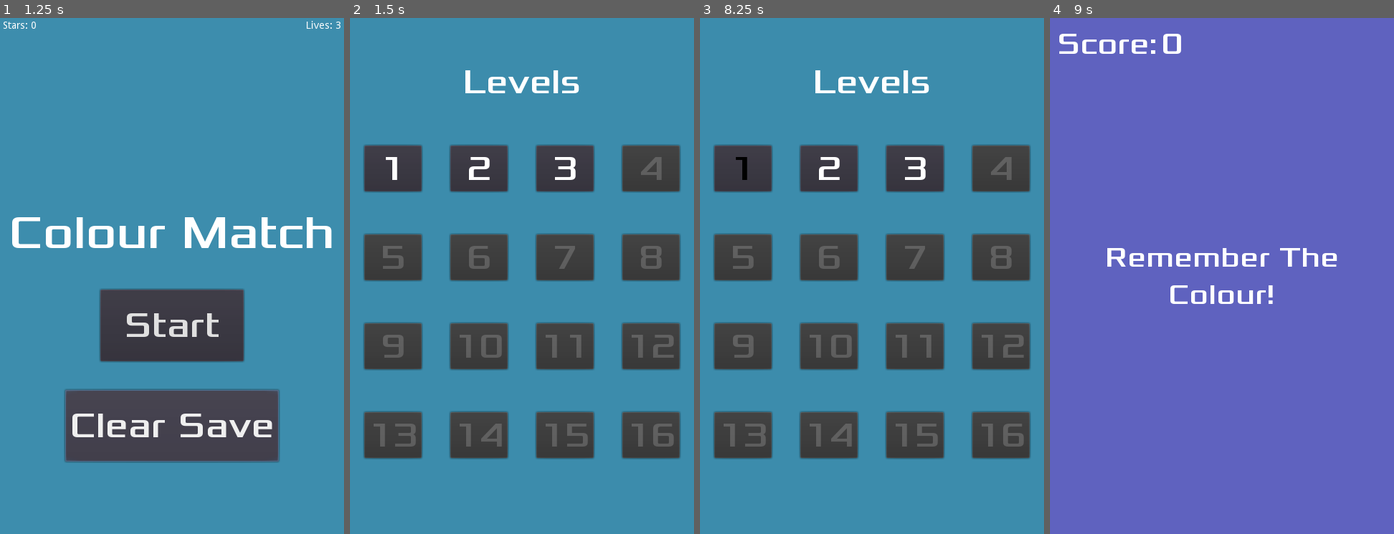
Above: before the commit, frames 1-4 (left to right).
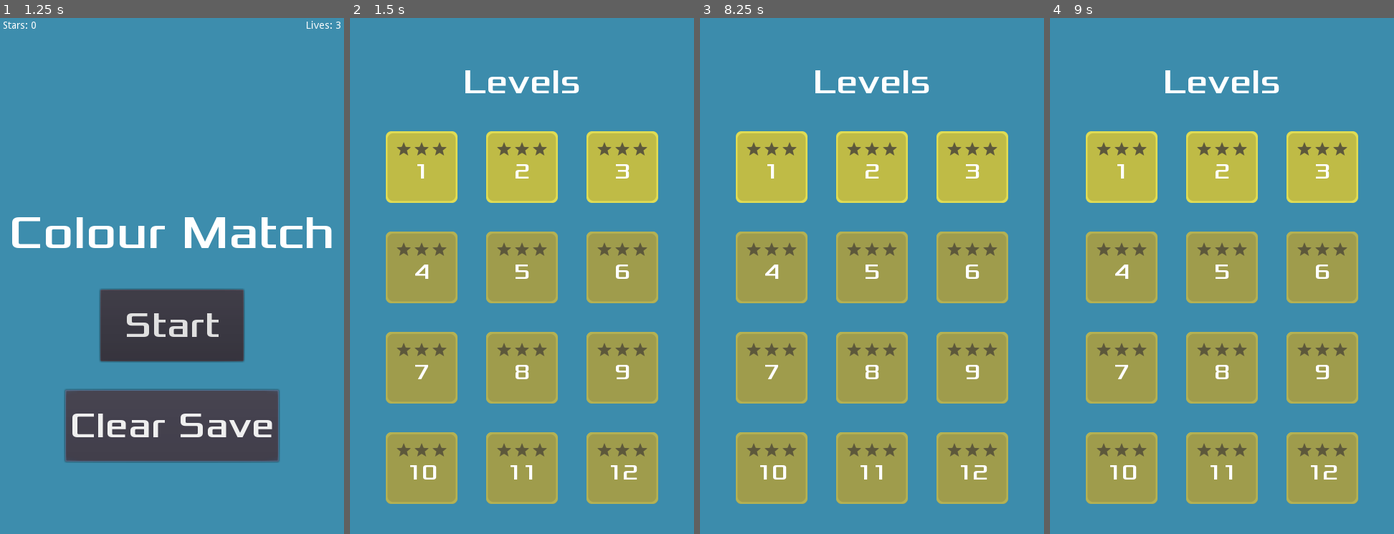
Above: after the commit, the same moments.

Repository: JBonser/colour-match
Game: Godot game, scene res://Main.tscn
Same seed, same stepped clock (60 frames per second), same inputs: the game is played once before the commit and once after it.
Inputs (mouse positions are in pixels of both pictures, inside the frame that each line leads up to; where the layout moved, square brackets give the same spot in the first picture):
- Up to frame 1 (1.25 s): click "Clear Save" at 0.5 s
- Up to frame 2 (1.5 s): click "Start" at 1.25 s
- Up to frame 3 (8.25 s): click (772, 167) [741, 167] at 2 s; tap Enter at 2.75, 4.25, 5.75 s; move the mouse to (947, 250) at 2.77 s; click (947, 250) at 2.85 s; tap Space at 3.5, 5, 6.5 s; move the mouse to (803, 301) at 3.52 s; click (803, 301) at 3.6 s; move the mouse to (906, 162) at 4.27 s; click (906, 162) at 4.35 s; move the mouse to (854, 379) at 5.02 s; click (854, 379) at 5.1 s; move the mouse to (975, 353) at 5.77 s; click (975, 353) at 5.85 s; move the mouse to (768, 198) at 6.52 s; click (768, 198) at 6.6 s; click "Main Menu" at 7.25 s; click "Start" at 8 s
- Up to frame 4 (9 s): click (1180, 167) at 8.75 s, where only the run before the commit has a clickable "2"

Frame 1 is identical in both runs. In frame 2, 48% of the frame differs, in the area x 3-97%, y 21-95%; in frame 3, 48%; in frame 4, 100%, in the area x 0-100%, y 0-100%.

Commit message:
Added Achieved Stars to Score LevelScreen
This involved a lot of messing about with
Gimp and also TextureButton.

Diff:
--- a/Level.tscn
+++ b/Level.tscn
@@ -7,6 +7,8 @@
 [sub_resource type="DynamicFont" id=1]
 
 size = 40
+outline_size = 0
+outline_color = Color( 1, 1, 1, 1 )
 use_mipmaps = false
 use_filter = true
 font_data = ExtResource( 2 )
@@ -19,15 +21,13 @@
 "points": PoolVector2Array( 0, 0, 0, 0, 420, 91.0345, 0, 0, 0, 0, 420, 660, 0, 0, 0, 0, 50, 660, 0, 0, 0, 0, 50, 91.0345, 0, 0, 0, 0, 420, 91.0345 )
 }
 
-[node name="Level" type="Node" index="0"]
-
+[node name="Level" type="Node"]
 pause_mode = 1
 script = ExtResource( 1 )
 _sections_unfolded = [ "Pause", "Transform", "Visibility" ]
 LevelColour = Color( 0.32549, 0.752941, 0.682353, 1 )
 
-[node name="LevelBackground" type="ColorRect" parent="." index="0"]
-
+[node name="LevelBackground" type="ColorRect" parent="."]
 anchor_left = 0.0
 anchor_top = 0.0
 anchor_right = 1.0
@@ -44,15 +44,13 @@
 "_edit_lock_": true
 }
 
-[node name="ColourShowTimer" type="Timer" parent="." index="1"]
-
+[node name="ColourShowTimer" type="Timer" parent="."]
 process_mode = 1
 wait_time = 4.0
 one_shot = true
 autostart = false
 
-[node name="MessageLabel" type="Label" parent="." index="2"]
-
+[node name="MessageLabel" type="Label" parent="."]
 anchor_left = 0.5
 anchor_top = 0.5
 anchor_right = 0.5
@@ -80,22 +78,19 @@
 "_edit_lock_": true
 }
 
-[node name="HUD" parent="." index="3" instance=ExtResource( 3 )]
-
+[node name="HUD" parent="." instance=ExtResource( 3 )]
 margin_right = 195.0
 margin_bottom = 72.0
 
-[node name="CollectablePath" type="Path2D" parent="." index="4"]
-
+[node name="CollectablePath" type="Path2D" parent="."]
 editor/display_folded = true
 self_modulate = Color( 0.5, 0.6, 1, 0.7 )
-position = Vector2( 3.8147e-006, 2 )
+position = Vector2( 3.8147e-06, 2 )
 scale = Vector2( 1, 0.966667 )
 curve = SubResource( 2 )
 _sections_unfolded = [ "Transform" ]
 
-[node name="CollectableSpawnLocation" type="PathFollow2D" parent="CollectablePath" index="0"]
-
+[node name="CollectableSpawnLocation" type="PathFollow2D" parent="CollectablePath"]
 position = Vector2( 420, 91.0345 )
 rotation = 1.5708
 offset = 0.0
@@ -106,13 +101,11 @@
 loop = true
 lookahead = 4.0
 
-[node name="CollectableTimer" type="Timer" parent="." index="5"]
-
+[node name="CollectableTimer" type="Timer" parent="."]
 process_mode = 1
 wait_time = 2.0
 one_shot = false
 autostart = false
 
 [connection signal="timeout" from="ColourShowTimer" to="." method="_on_ColourShowTimer_timeout"]
-
 [connection signal="timeout" from="CollectableTimer" to="." method="_on_CollectableTimer_timeout"]
--- a/LevelButton.gd
+++ b/LevelButton.gd
@@ -1,24 +1,37 @@
-extends Button
+extends TextureButton
+
+var star_achieved = preload("res://artwork/star_achieved_small.png")
 
 export(Color) var LevelColour
 export var LevelStar1Score = 0
 export var LevelStar2Score = 0
 export var LevelStar3Score = 0
+export var Number = "0"
 
 signal start_level
 
 func _ready():
-    var star_requirement = int(globals.Levels[text]["star_requirement"])
+    $MarginContainer/VBoxContainer/LevelNumber.text = Number
+    var star_requirement = int(globals.Levels[Number]["star_requirement"])
     if star_requirement > globals.calculate_total_stars():
         self.disabled = true
-    if globals.SaveData["completed_levels"].has(text):
-        set("custom_colors/font_color", Color(0,0,0))
+    if globals.SaveData["completed_levels"].has(Number):
+        calculate_stars(globals.SaveData["completed_levels"][Number]["stars"])
 
 
 func _on_LevelButton_button_up():
-    globals.LevelColour = Color(globals.Levels[text]["colour"])
-    globals.LevelNumber = text
+    globals.LevelColour = Color(globals.Levels[Number]["colour"])
+    globals.LevelNumber = Number
     globals.LevelStar1Score = LevelStar1Score
     globals.LevelStar2Score = LevelStar2Score
     globals.LevelStar3Score = LevelStar3Score
     get_tree().change_scene("res://Level.tscn")
+
+
+func calculate_stars(stars):
+    if stars >= 1:
+        $MarginContainer/VBoxContainer/Stars/Star1.texture = star_achieved
+    if stars >= 2:
+        $MarginContainer/VBoxContainer/Stars/Star2.texture = star_achieved
+    if stars >= 3:
+        $MarginContainer/VBoxContainer/Stars/Star3.texture = star_achieved
--- a/LevelButton.tscn
+++ b/LevelButton.tscn
@@ -1,45 +1,176 @@
-[gd_scene load_steps=4 format=2]
+[gd_scene load_steps=7 format=2]
 
-[ext_resource path="res://fonts/Xolonium-Regular.ttf" type="DynamicFontData" id=1]
-[ext_resource path="res://LevelButton.gd" type="Script" id=2]
+[ext_resource path="res://artwork/level_button.png" type="Texture" id=1]
+[ext_resource path="res://artwork/level_button_disabled.png" type="Texture" id=2]
+[ext_resource path="res://LevelButton.gd" type="Script" id=3]
+[ext_resource path="res://artwork/star_empty_small.png" type="Texture" id=4]
+[ext_resource path="res://fonts/Xolonium-Regular.ttf" type="DynamicFontData" id=5]
 
 [sub_resource type="DynamicFont" id=1]
 
-size = 48
-use_mipmaps = true
-use_filter = false
-font_data = ExtResource( 1 )
-_sections_unfolded = [ "Extra Spacing", "Font", "Settings" ]
+size = 30
+outline_size = 0
+outline_color = Color( 1, 1, 1, 1 )
+use_mipmaps = false
+use_filter = true
+font_data = ExtResource( 5 )
+_sections_unfolded = [ "Font", "Settings" ]
 
-[node name="LevelButton" type="Button" index="0"]
+[node name="LevelButton" type="TextureButton"]
+anchor_left = 0.0
+anchor_top = 0.0
+anchor_right = 0.0
+anchor_bottom = 0.0
+margin_right = 100.0
+margin_bottom = 100.0
+rect_pivot_offset = Vector2( 0, 0 )
+rect_clip_content = false
+focus_mode = 2
+mouse_filter = 0
+mouse_default_cursor_shape = 0
+size_flags_horizontal = 8
+size_flags_vertical = 8
+toggle_mode = false
+enabled_focus_mode = 2
+shortcut = null
+group = null
+texture_normal = ExtResource( 1 )
+texture_hover = ExtResource( 2 )
+texture_disabled = ExtResource( 2 )
+script = ExtResource( 3 )
+_sections_unfolded = [ "Material", "Mouse", "Size Flags", "Textures", "Theme", "Visibility" ]
+LevelColour = null
+LevelStar1Score = 0
+LevelStar2Score = 0
+LevelStar3Score = 0
+Number = "0"
 
+[node name="MarginContainer" type="MarginContainer" parent="."]
+editor/display_folded = true
+anchor_left = 0.0
+anchor_top = 0.0
+anchor_right = 1.0
+anchor_bottom = 1.0
+rect_pivot_offset = Vector2( 0, 0 )
+rect_clip_content = false
+mouse_filter = 1
+mouse_default_cursor_shape = 0
+size_flags_horizontal = 1
+size_flags_vertical = 1
+custom_constants/margin_right = 5
+custom_constants/margin_top = 15
+custom_constants/margin_left = 5
+custom_constants/margin_bottom = 5
+_sections_unfolded = [ "Mouse", "custom_constants" ]
+
+[node name="VBoxContainer" type="VBoxContainer" parent="MarginContainer"]
+editor/display_folded = true
+anchor_left = 0.0
+anchor_top = 0.0
+anchor_right = 0.0
+anchor_bottom = 0.0
+margin_left = 5.0
+margin_top = 15.0
+margin_right = 95.0
+margin_bottom = 95.0
+rect_pivot_offset = Vector2( 0, 0 )
+rect_clip_content = false
+mouse_filter = 1
+mouse_default_cursor_shape = 0
+size_flags_horizontal = 1
+size_flags_vertical = 1
+alignment = 0
+
+[node name="Stars" type="HBoxContainer" parent="MarginContainer/VBoxContainer"]
+editor/display_folded = true
 anchor_left = 0.0
 anchor_top = 0.0
 anchor_right = 0.0
 anchor_bottom = 0.0
 margin_right = 90.0
-margin_bottom = 64.0
+margin_bottom = 19.0
 rect_pivot_offset = Vector2( 0, 0 )
 rect_clip_content = false
-focus_mode = 2
-mouse_filter = 0
+mouse_filter = 1
+mouse_default_cursor_shape = 0
+size_flags_horizontal = 1
+size_flags_vertical = 1
+custom_constants/separation = 5
+alignment = 1
+_sections_unfolded = [ "Margin", "Rect", "Size Flags", "custom_constants" ]
+
+[node name="Star1" type="TextureRect" parent="MarginContainer/VBoxContainer/Stars"]
+anchor_left = 0.0
+anchor_top = 0.0
+anchor_right = 0.0
+anchor_bottom = 0.0
+margin_left = 10.0
+margin_right = 30.0
+margin_bottom = 19.0
+rect_pivot_offset = Vector2( 0, 0 )
+rect_clip_content = false
+mouse_filter = 1
+mouse_default_cursor_shape = 0
+size_flags_horizontal = 1
+size_flags_vertical = 1
+texture = ExtResource( 4 )
+stretch_mode = 0
+_sections_unfolded = [ "Mouse", "Size Flags" ]
+
+[node name="Star2" type="TextureRect" parent="MarginContainer/VBoxContainer/Stars"]
+anchor_left = 0.0
+anchor_top = 0.0
+anchor_right = 0.0
+anchor_bottom = 0.0
+margin_left = 35.0
+margin_right = 55.0
+margin_bottom = 19.0
+rect_pivot_offset = Vector2( 0, 0 )
+rect_clip_content = false
+mouse_filter = 1
+mouse_default_cursor_shape = 0
+size_flags_horizontal = 1
+size_flags_vertical = 1
+texture = ExtResource( 4 )
+stretch_mode = 0
+
+[node name="Star3" type="TextureRect" parent="MarginContainer/VBoxContainer/Stars"]
+anchor_left = 0.0
+anchor_top = 0.0
+anchor_right = 0.0
+anchor_bottom = 0.0
+margin_left = 60.0
+margin_right = 80.0
+margin_bottom = 19.0
+rect_pivot_offset = Vector2( 0, 0 )
+rect_clip_content = false
+mouse_filter = 1
+mouse_default_cursor_shape = 0
+size_flags_horizontal = 1
+size_flags_vertical = 1
+texture = ExtResource( 4 )
+stretch_mode = 0
+
+[node name="LevelNumber" type="Label" parent="MarginContainer/VBoxContainer"]
+anchor_left = 0.0
+anchor_top = 0.0
+anchor_right = 0.0
+anchor_bottom = 0.0
+margin_top = 23.0
+margin_right = 90.0
+margin_bottom = 80.0
+rect_pivot_offset = Vector2( 0, 0 )
+rect_clip_content = false
+mouse_filter = 2
 mouse_default_cursor_shape = 0
 size_flags_horizontal = 3
-size_flags_vertical = 1
+size_flags_vertical = 3
 custom_fonts/font = SubResource( 1 )
-custom_colors/font_color = Color( 1, 1, 1, 1 )
-toggle_mode = false
-enabled_focus_mode = 2
-shortcut = null
-group = null
 text = "1"
-flat = false
 align = 1
-script = ExtResource( 2 )
-_sections_unfolded = [ "Anchor", "Focus", "Grow Direction", "Hint", "Margin", "Mouse", "Rect", "Size Flags", "Theme", "custom_colors", "custom_constants", "custom_fonts", "custom_styles" ]
-LevelColour = Color( 0.326889, 0.753906, 0.683849, 1 )
-LevelStar1Score = 0
-LevelStar2Score = 0
-LevelStar3Score = 0
+percent_visible = 1.0
+lines_skipped = 0
+max_lines_visible = -1
+_sections_unfolded = [ "Size Flags", "custom_colors", "custom_fonts" ]
 
 [connection signal="button_up" from="." to="." method="_on_LevelButton_button_up"]
--- a/LevelButtonRow.gd
+++ b/LevelButtonRow.gd
@@ -1,17 +1,17 @@
 extends HBoxContainer
 
-export var num_levels = 4
+export var num_levels = 3
 export var starting_level_number = 1
 
 var level_button = preload("res://LevelButton.tscn")
 
+
 func _ready():
     for i in range(0, num_levels):
         var btn_instance = level_button.instance()
-        btn_instance.text = str(i+starting_level_number)
+        btn_instance.Number = str(i+starting_level_number)
         btn_instance.LevelColour = Color("53c0ae")
         btn_instance.LevelStar1Score = 200
         btn_instance.LevelStar2Score = 250
         btn_instance.LevelStar3Score = 300
-
         add_child(btn_instance)
--- a/LevelButtonRow.tscn
+++ b/LevelButtonRow.tscn
@@ -3,7 +3,6 @@
 [ext_resource path="res://LevelButtonRow.gd" type="Script" id=1]
 
 [node name="LevelButtonRow" type="HBoxContainer"]
-
 anchor_left = 0.0
 anchor_top = 0.0
 anchor_right = 1.0
@@ -19,5 +18,5 @@
 alignment = 1
 script = ExtResource( 1 )
 _sections_unfolded = [ "Anchor", "Rect", "Size Flags", "custom_constants" ]
-num_levels = 4
+num_levels = 3
 starting_level_number = 1
--- a/LevelScreen.tscn
+++ b/LevelScreen.tscn
@@ -6,17 +6,17 @@
 [sub_resource type="DynamicFont" id=1]
 
 size = 48
+outline_size = 0
+outline_color = Color( 1, 1, 1, 1 )
 use_mipmaps = false
 use_filter = false
 font_data = ExtResource( 1 )
 _sections_unfolded = [ "Font", "Settings" ]
 
-[node name="LevelScreen" type="Node" index="0"]
-
+[node name="LevelScreen" type="Node"]
 _sections_unfolded = [ "Transform", "Visibility", "Z Index" ]
 
-[node name="Background" type="ColorRect" parent="." index="0"]
-
+[node name="Background" type="ColorRect" parent="."]
 anchor_left = 0.0
 anchor_top = 0.0
 anchor_right = 1.0
@@ -29,15 +29,14 @@
 size_flags_vertical = 1
 color = Color( 0.239216, 0.552941, 0.678431, 1 )
 
-[node name="MarginContainer" type="MarginContainer" parent="." index="1"]
-
+[node name="MarginContainer" type="MarginContainer" parent="."]
 anchor_left = 0.0
 anchor_top = 0.0
 anchor_right = 1.0
 anchor_bottom = 1.0
 rect_pivot_offset = Vector2( 0, 0 )
 rect_clip_content = false
-mouse_filter = 0
+mouse_filter = 1
 mouse_default_cursor_shape = 0
 size_flags_horizontal = 1
 size_flags_vertical = 1
@@ -45,10 +44,9 @@
 custom_constants/margin_top = 60
 custom_constants/margin_left = 20
 custom_constants/margin_bottom = 20
-_sections_unfolded = [ "Anchor", "Margin", "Material", "Rect", "Size Flags", "Visibility", "custom_constants" ]
+_sections_unfolded = [ "Anchor", "Margin", "Material", "Mouse", "Rect", "Size Flags", "Visibility", "custom_constants" ]
 
-[node name="VBoxContainer" type="VBoxContainer" parent="MarginContainer" index="0"]
-
+[node name="VBoxContainer" type="VBoxContainer" parent="MarginContainer"]
 anchor_left = 0.0
 anchor_top = 0.0
 anchor_right = 0.0
@@ -63,12 +61,11 @@
 mouse_default_cursor_shape = 0
 size_flags_horizontal = 1
 size_flags_vertical = 1
-custom_constants/separation = 60
+custom_constants/separation = 40
 alignment = 0
-_sections_unfolded = [ "custom_constants" ]
+_sections_unfolded = [ "Mouse", "custom_constants" ]
 
-[node name="LevelsLabel" type="Label" parent="MarginContainer/VBoxContainer" index="0"]
-
+[node name="LevelsLabel" type="Label" parent="MarginContainer/VBoxContainer"]
 anchor_left = 0.0
 anchor_top = 0.0
 anchor_right = 0.0
@@ -90,33 +87,29 @@
 max_lines_visible = -1
 _sections_unfolded = [ "custom_constants", "custom_fonts" ]
 
-[node name="RowLevels1" parent="MarginContainer/VBoxContainer" index="1" instance=ExtResource( 2 )]
+[node name="RowLevels1" parent="MarginContainer/VBoxContainer" instance=ExtResource( 2 )]
+anchor_right = 0.0
+margin_top = 98.0
+margin_right = 440.0
+margin_bottom = 98.0
 
+[node name="RowLevels2" parent="MarginContainer/VBoxContainer" instance=ExtResource( 2 )]
 anchor_right = 0.0
-margin_top = 118.0
+margin_top = 138.0
 margin_right = 440.0
-margin_bottom = 118.0
+margin_bottom = 138.0
+starting_level_number = 4
 
-[node name="RowLevels2" parent="MarginContainer/VBoxContainer" index="2" instance=ExtResource( 2 )]
-
+[node name="RowLevels3" parent="MarginContainer/VBoxContainer" instance=ExtResource( 2 )]
 anchor_right = 0.0
 margin_top = 178.0
 margin_right = 440.0
 margin_bottom = 178.0
-starting_level_number = 5
+starting_level_number = 7
 
-[node name="RowLevels3" parent="MarginContainer/VBoxContainer" index="3" instance=ExtResource( 2 )]
-
+[node name="RowLevels4" parent="MarginContainer/VBoxContainer" instance=ExtResource( 2 )]
 anchor_right = 0.0
-margin_top = 238.0
+margin_top = 218.0
 margin_right = 440.0
-margin_bottom = 238.0
-starting_level_number = 9
-
-[node name="RowLevels4" parent="MarginContainer/VBoxContainer" index="4" instance=ExtResource( 2 )]
-
-anchor_right = 0.0
-margin_top = 298.0
-margin_right = 440.0
-margin_bottom = 298.0
-starting_level_number = 13
+margin_bottom = 218.0
+starting_level_number = 10
--- a/Main.tscn
+++ b/Main.tscn
@@ -7,6 +7,8 @@
 [sub_resource type="DynamicFont" id=1]
 
 size = 65
+outline_size = 0
+outline_color = Color( 1, 1, 1, 1 )
 use_mipmaps = false
 use_filter = false
 font_data = ExtResource( 3 )
@@ -15,17 +17,17 @@
 [sub_resource type="DynamicFont" id=2]
 
 size = 50
+outline_size = 0
+outline_color = Color( 1, 1, 1, 1 )
 use_mipmaps = false
 use_filter = false
 font_data = ExtResource( 3 )
 _sections_unfolded = [ "Font", "Settings" ]
 
 [node name="Main" type="Node"]
-
 script = ExtResource( 1 )
 
-[node name="Background" type="ColorRect" parent="." index="0"]
-
+[node name="Background" type="ColorRect" parent="."]
 anchor_left = 0.0
 anchor_top = 0.0
 anchor_right = 1.0
@@ -39,10 +41,9 @@
 color = Color( 0.241608, 0.556478, 0.679688, 1 )
 _sections_unfolded = [ "Anchor", "Margin", "Rect", "Size Flags" ]
 
-[node name="StatsBar" parent="." index="1" instance=ExtResource( 2 )]
+[node name="StatsBar" parent="." instance=ExtResource( 2 )]
 
-[node name="VBoxContainer" type="VBoxContainer" parent="." index="2"]
-
+[node name="VBoxContainer" type="VBoxContainer" parent="."]
 anchor_left = 0.0
 anchor_top = 0.0
 anchor_right = 1.0
@@ -58,8 +59,7 @@
 alignment = 0
 _sections_unfolded = [ "custom_constants" ]
 
-[node name="Title" type="Label" parent="VBoxContainer" index="0"]
-
+[node name="Title" type="Label" parent="VBoxContainer"]
 anchor_left = 0.0
 anchor_top = 0.0
 anchor_right = 0.0
@@ -81,8 +81,7 @@
 max_lines_visible = -1
 _sections_unfolded = [ "custom_fonts" ]
 
-[node name="StartButton" type="Button" parent="VBoxContainer" index="1"]
-
+[node name="StartButton" type="Button" parent="VBoxContainer"]
 anchor_left = 0.0
 anchor_top = 0.0
 anchor_right = 0.0
@@ -109,8 +108,7 @@
 align = 1
 _sections_unfolded = [ "Margin", "Size Flags", "custom_fonts" ]
 
-[node name="ClearSaveButton" type="Button" parent="VBoxContainer" index="2"]
-
+[node name="ClearSaveButton" type="Button" parent="VBoxContainer"]
 anchor_left = 0.0
 anchor_top = 0.0
 anchor_right = 0.0
@@ -138,5 +136,4 @@
 _sections_unfolded = [ "Margin", "Size Flags", "custom_fonts" ]
 
 [connection signal="pressed" from="VBoxContainer/StartButton" to="." method="_on_StartButton_pressed"]
-
 [connection signal="pressed" from="VBoxContainer/ClearSaveButton" to="." method="_on_ClearSaveButton_pressed"]
--- a/ScoreScreen.tscn
+++ b/ScoreScreen.tscn
@@ -7,6 +7,8 @@
 [sub_resource type="DynamicFont" id=1]
 
 size = 40
+outline_size = 0
+outline_color = Color( 1, 1, 1, 1 )
 use_mipmaps = false
 use_filter = true
 font_data = ExtResource( 3 )
@@ -15,13 +17,14 @@
 [sub_resource type="DynamicFont" id=2]
 
 size = 28
+outline_size = 0
+outline_color = Color( 1, 1, 1, 1 )
 use_mipmaps = false
 use_filter = false
 font_data = ExtResource( 3 )
 _sections_unfolded = [ "Font", "Settings" ]
 
-[node name="ScoreScreen" type="CanvasLayer" index="0"]
-
+[node name="ScoreScreen" type="CanvasLayer"]
 layer = 1
 offset = Vector2( 0, 0 )
 rotation = 0.0
@@ -31,9 +34,7 @@
 level_colour = null
 user_chosen_colour = null
 
-[node name="BackgroundContainer" type="HBoxContainer" parent="." index="0"]
-
-editor/display_folded = true
+[node name="BackgroundContainer" type="HBoxContainer" parent="."]
 anchor_left = 0.0
 anchor_top = 0.0
 anchor_right = 1.0
@@ -48,8 +49,7 @@
 alignment = 0
 _sections_unfolded = [ "Anchor", "Margin", "Rect", "custom_constants" ]
 
-[node name="LevelColourRect" type="ColorRect" parent="BackgroundContainer" index="0"]
-
+[node name="LevelColourRect" type="ColorRect" parent="BackgroundContainer"]
 anchor_left = 0.0
 anchor_top = 0.0
 anchor_right = 0.0
@@ -65,8 +65,7 @@
 color = Color( 1, 1, 1, 1 )
 _sections_unfolded = [ "Anchor", "Margin", "Size Flags" ]
 
-[node name="UserChosenColourRect" type="ColorRect" parent="BackgroundContainer" index="1"]
-
+[node name="UserChosenColourRect" type="ColorRect" parent="BackgroundContainer"]
 anchor_left = 0.0
 anchor_top = 0.0
 anchor_right = 0.0
@@ -83,9 +82,7 @@
 color = Color( 1, 1, 1, 1 )
 _sections_unfolded = [ "Anchor", "Margin", "Size Flags" ]
 
-[node name="MarginContainer" type="MarginContainer" parent="." index="1"]
-
-editor/display_folded = true
+[node name="MarginContainer" type="MarginContainer" parent="."]
 anchor_left = 0.0
 anchor_top = 0.0
 anchor_right = 1.0
@@ -102,9 +99,7 @@
 custom_constants/margin_bottom = 100
 _sections_unfolded = [ "Rect", "Size Flags", "custom_constants" ]
 
-[node name="VBoxContainer" type="VBoxContainer" parent="MarginContainer" index="0"]
-
-editor/display_folded = true
+[node name="VBoxContainer" type="VBoxContainer" parent="MarginContainer"]
 anchor_left = 0.0
 anchor_top = 0.0
 anchor_right = 0.0
@@ -123,8 +118,7 @@
 alignment = 0
 _sections_unfolded = [ "Anchor", "Margin", "Rect", "custom_constants" ]
 
-[node name="ScoreScreenBackground" type="PanelContainer" parent="MarginContainer/VBoxContainer" index="0"]
-
+[node name="ScoreScreenBackground" type="PanelContainer" parent="MarginContainer/VBoxContainer"]
 anchor_left = 0.0
 anchor_top = 0.0
 anchor_right = 0.0
@@ -139,8 +133,7 @@
 size_flags_vertical = 1
 _sections_unfolded = [ "Anchor", "Grow Direction", "Margin", "Material", "Rect", "Visibility", "custom_styles" ]
 
-[node name="VBoxContainer" type="VBoxContainer" parent="MarginContainer/VBoxContainer/ScoreScreenBackground" index="0"]
-
+[node name="VBoxContainer" type="VBoxContainer" parent="MarginContainer/VBoxContainer/ScoreScreenBackground"]
 anchor_left = 0.0
 anchor_top = 0.0
 anchor_right = 0.0
@@ -159,9 +152,7 @@
 alignment = 0
 _sections_unfolded = [ "Anchor", "Margin", "Size Flags", "custom_constants" ]
 
-[node name="Stars" type="HBoxContainer" parent="MarginContainer/VBoxContainer/ScoreScreenBackground/VBoxContainer" index="0"]
-
-editor/display_folded = true
+[node name="Stars" type="HBoxContainer" parent="MarginContainer/VBoxContainer/ScoreScreenBackground/VBoxContainer"]
 anchor_left = 0.0
 anchor_top = 0.0
 anchor_right = 0.0
@@ -179,8 +170,7 @@
 alignment = 1
 _sections_unfolded = [ "Anchor", "Grow Direction", "Margin", "Material", "Rect", "Size Flags", "Theme", "Visibility", "custom_constants" ]
 
-[node name="Star1" type="TextureRect" parent="MarginContainer/VBoxContainer/ScoreScreenBackground/VBoxContainer/Stars" index="0"]
-
+[node name="Star1" type="TextureRect" parent="MarginContainer/VBoxContainer/ScoreScreenBackground/VBoxContainer/Stars"]
 anchor_left = 0.0
 anchor_top = 0.0
 anchor_right = 0.0
@@ -199,8 +189,7 @@
 stretch_mode = 4
 _sections_unfolded = [ "Anchor", "Grow Direction", "Margin", "Rect", "Size Flags" ]
 
-[node name="Star2" type="TextureRect" parent="MarginContainer/VBoxContainer/ScoreScreenBackground/VBoxContainer/Stars" index="1"]
-
+[node name="Star2" type="TextureRect" parent="MarginContainer/VBoxContainer/ScoreScreenBackground/VBoxContainer/Stars"]
 anchor_left = 0.0
 anchor_top = 0.0
 anchor_right = 0.0
@@ -219,8 +208,7 @@
 stretch_mode = 4
 _sections_unfolded = [ "Anchor", "Grow Direction", "Margin", "Rect", "Size Flags" ]
 
-[node name="Star3" type="TextureRect" parent="MarginContainer/VBoxContainer/ScoreScreenBackground/VBoxContainer/Stars" index="2"]
-
+[node name="Star3" type="TextureRect" parent="MarginContainer/VBoxContainer/ScoreScreenBackground/VBoxContainer/Stars"]
 anchor_left = 0.0
 anchor_top = 0.0
 anchor_right = 0.0
@@ -239,8 +227,7 @@
 stretch_mode = 4
 _sections_unfolded = [ "Anchor", "Grow Direction", "Margin", "Rect", "Size Flags" ]
 
-[node name="Score" type="Label" parent="MarginContainer/VBoxContainer/ScoreScreenBackground/VBoxContainer" index="1"]
-
+[node name="Score" type="Label" parent="MarginContainer/VBoxContainer/ScoreScreenBackground/VBoxContainer"]
 anchor_left = 0.0
 anchor_top = 0.0
 anchor_right = 0.0
@@ -262,8 +249,7 @@
 max_lines_visible = -1
 _sections_unfolded = [ "Anchor", "Margin", "Rect", "Visibility", "custom_fonts" ]
 
-[node name="ScoreMessage" type="Label" parent="MarginContainer/VBoxContainer/ScoreScreenBackground/VBoxContainer" index="2"]
-
+[node name="ScoreMessage" type="Label" parent="MarginContainer/VBoxContainer/ScoreScreenBackground/VBoxContainer"]
 anchor_left = 0.0
 anchor_top = 0.0
 anchor_right = 0.0
@@ -286,8 +272,7 @@
 max_lines_visible = -1
 _sections_unfolded = [ "Anchor", "Margin", "Visibility", "custom_fonts" ]
 
-[node name="MainMenuButton" type="Button" parent="MarginContainer/VBoxContainer" index="1"]
-
+[node name="MainMenuButton" type="Button" parent="MarginContainer/VBoxContainer"]
 anchor_left = 0.0
 anchor_top = 0.0
 anchor_right = 0.0
--- /dev/null
+++ b/TextureButton.tscn
@@ -0,0 +1,27 @@
+[gd_scene load_steps=3 format=2]
+
+[ext_resource path="res://artwork/level_button.png" type="Texture" id=1]
+[ext_resource path="res://artwork/level_button_disabled.png" type="Texture" id=2]
+
+[node name="TextureButton" type="TextureButton"]
+anchor_left = 0.0
+anchor_top = 0.0
+anchor_right = 0.0
+anchor_bottom = 0.0
+margin_right = 40.0
+margin_bottom = 40.0
+rect_pivot_offset = Vector2( 0, 0 )
+rect_clip_content = false
+focus_mode = 2
+mouse_filter = 0
+mouse_default_cursor_shape = 0
+size_flags_horizontal = 1
+size_flags_vertical = 1
+toggle_mode = false
+enabled_focus_mode = 2
+shortcut = null
+group = null
+texture_normal = ExtResource( 1 )
+texture_pressed = ExtResource( 1 )
+texture_hover = ExtResource( 2 )
+_sections_unfolded = [ "Textures" ]
Binary file added: artwork/level_button.png
Not shown, added: artwork/level_button.png.import
Binary file added: artwork/level_button_disabled.png
Not shown, added: artwork/level_button_disabled.png.import
Binary file added: artwork/star_achieved_small.png
Not shown, added: artwork/star_achieved_small.png.import
Binary file added: artwork/star_empty_small.png
Not shown, added: artwork/star_empty_small.png.import
Not shown, added: artwork/level_button.xcf
